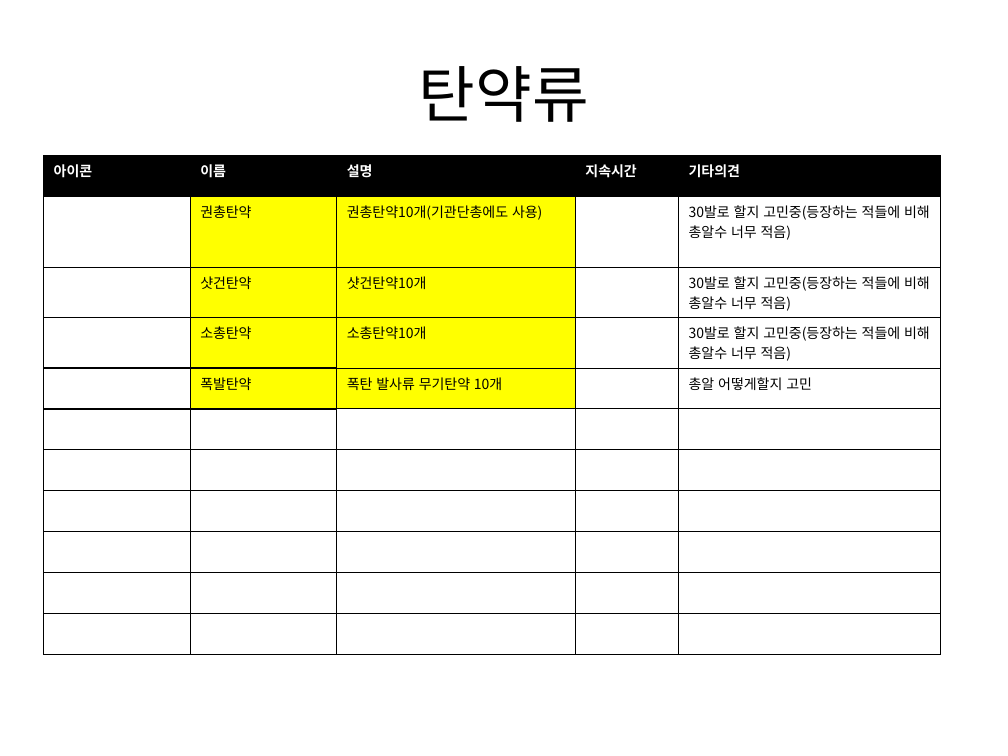
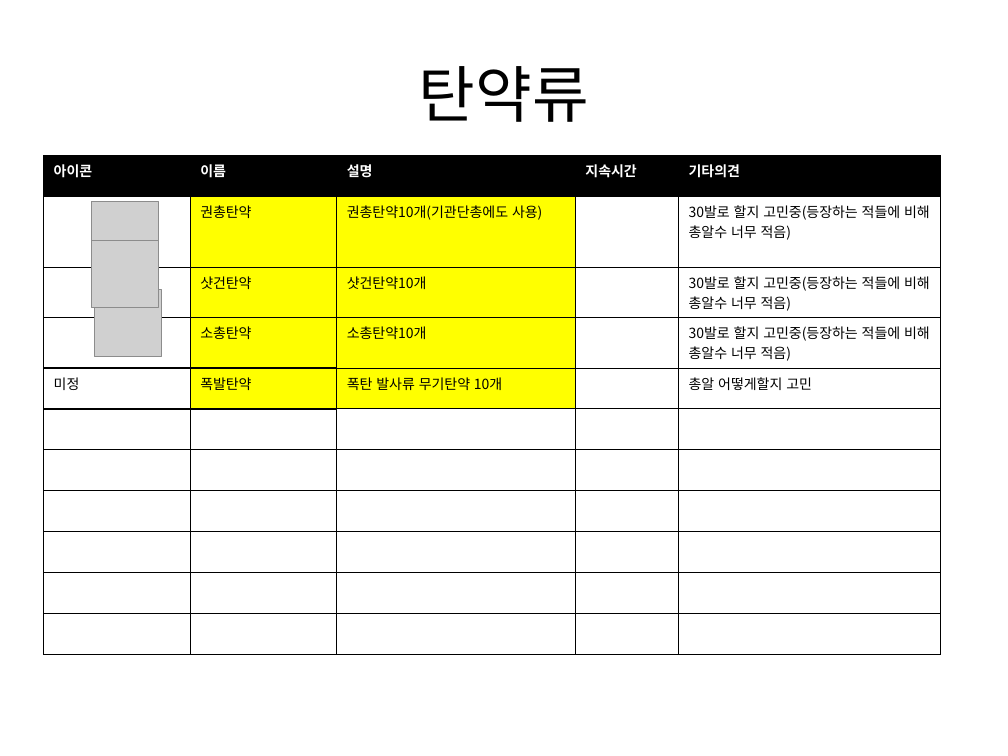
Before and after one commit to gkdlgndpdu/EscapeJail, a slide deck: slide 9 of EscapeJail/Assets/기획/스테이지1기획.pptx. Drawn at 1008x756 pixels with LibreOffice and Linux fonts; fonts in the diff are those of the drawing; grey boxes stand for pictures. Boxes give left, top, right and bottom in pixels: in the first picture for what was removed or moved away, otherwise in the second. Text is boxed around its words. In the diff, an @@ line names an element or a change of style, - is before the commit and + after.

```diff
--- a/EscapeJail/Assets/기획/스테이지1기획.pptx
+++ b/EscapeJail/Assets/기획/스테이지1기획.pptx
@@ table at box(43, 156, 939, 631) @@
-row 5, column 1: 
+row 5, column 1: 미정
@@ picture added at box(92, 201, 159, 268) @@
@@ picture added at box(92, 241, 159, 308) @@
@@ picture added at box(94, 289, 161, 357) @@
```
Also in this commit, not shown: 3 other slides changed.
